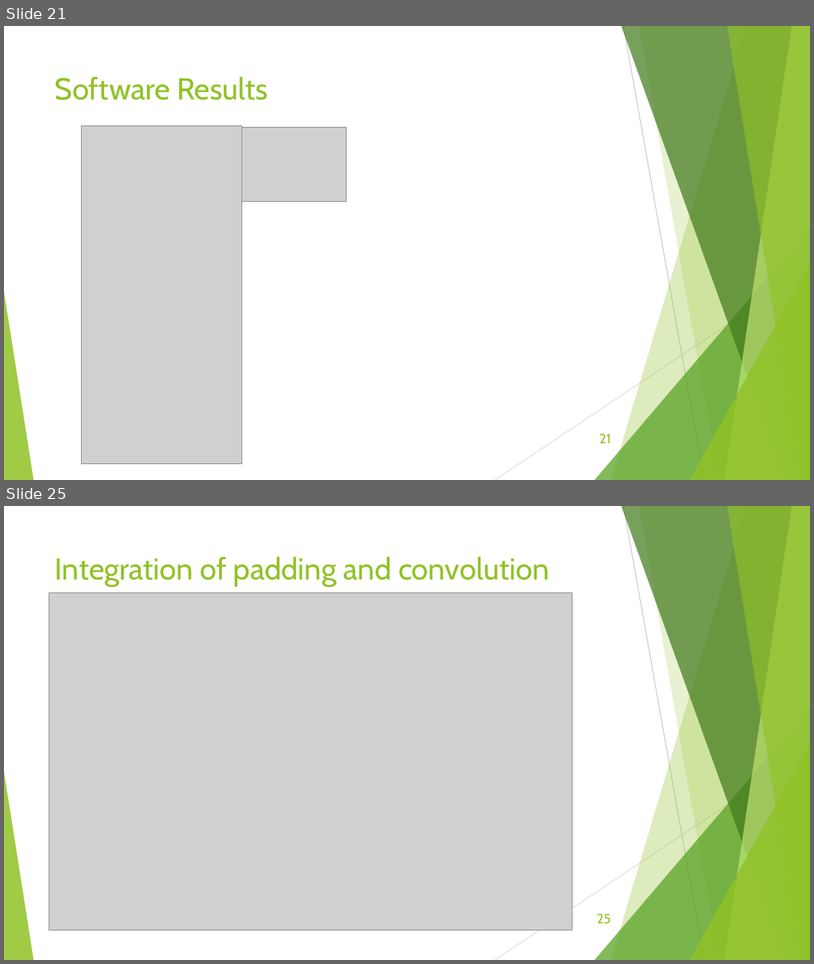
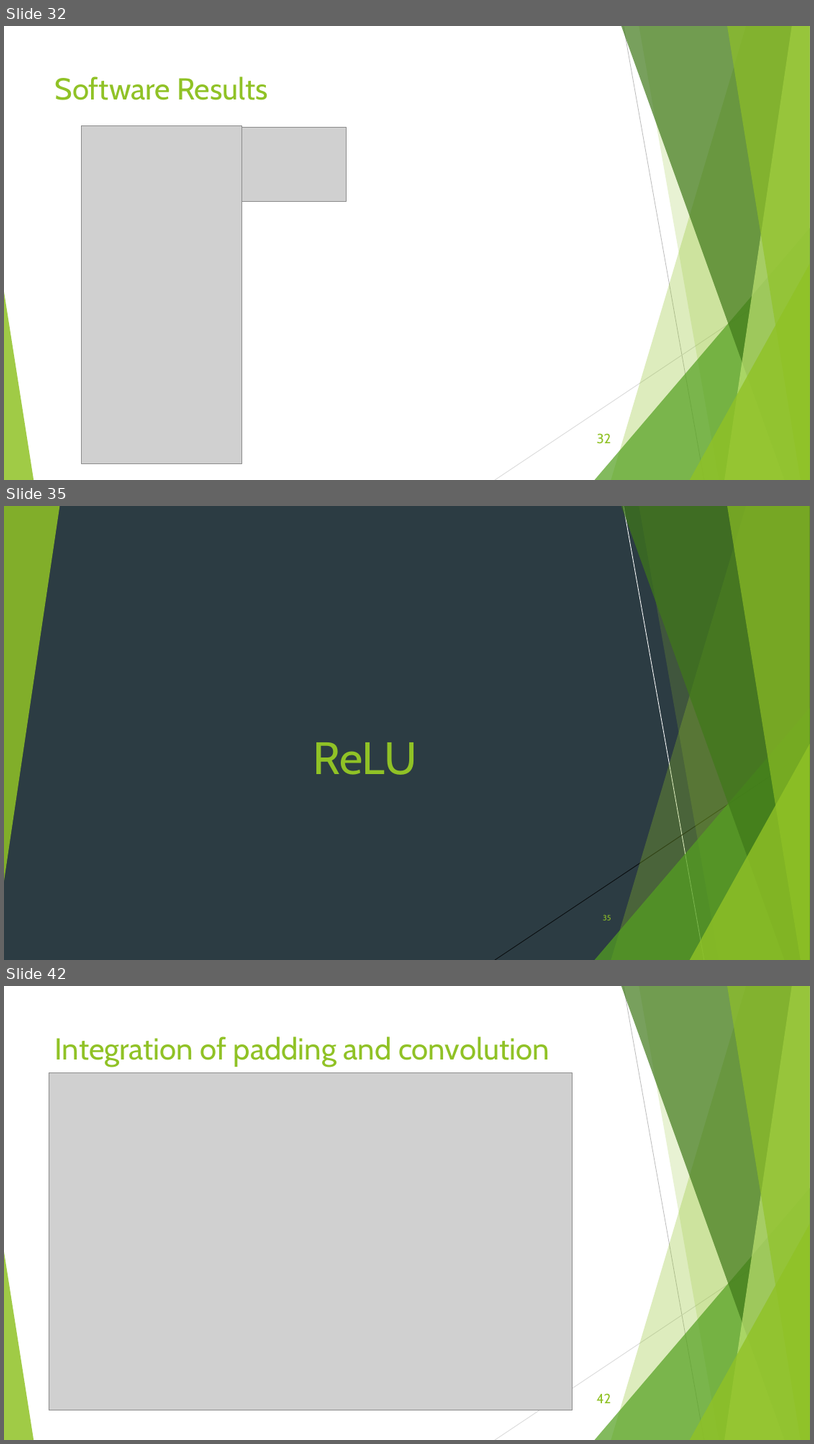
Before and after one commit to Ramy-osama/Hardware-FasterRCNN, a slide deck: Documentation/6-13-2020.pptx. Shown one above the other, each under a label of ours: slides 21 and 25 before the commit, slides 32, 35 and 42 after it; the slides between them are not shown. The pictures are 814x964 and 814x1444 pixels, drawn with LibreOffice and Linux fonts; fonts in the diff are those of the drawing; grey boxes stand for pictures. Boxes give left, top, right and bottom in pixels: in the first picture for what was removed or moved away, otherwise in the second. Text is boxed around its words. In the diff, an @@ line names an element or a change of style, - is before the commit and + after.

```diff
--- a/Documentation/6-13-2020.pptx
+++ b/Documentation/6-13-2020.pptx
@@ slide 35 added at [4,506,810,960], background #2C3C43; not listed: 8 template elements that a slide beside it also shows @@
@@ group added at [4,506,810,960]: 5 freeform shapes, 3 triangles, 2 lines @@
@@ rectangle added at [4,506,810,960], fill #2C3C43 @@
@@ group added at [4,506,810,960]: 4 freeform shapes, 3 triangles, 2 lines @@
@@ title added at [314,742,417,775], 54 pt, text #90C226 @@
+ReLU
@@ page number added at [603,914,611,920], 9 pt, text #90C226 @@
+35
@@ what was slide 21 is now slide 32 @@
@@ page number at [597,433,612,444]: text changed @@
-21
+32
@@ what was slide 25 is now slide 42 @@
@@ page number at [597,1393,611,1403]: text changed @@
-25
+42
```
Also in this commit, not shown: 14 slides changed, 23 other slides added, 1 slide removed, 14 other files.
